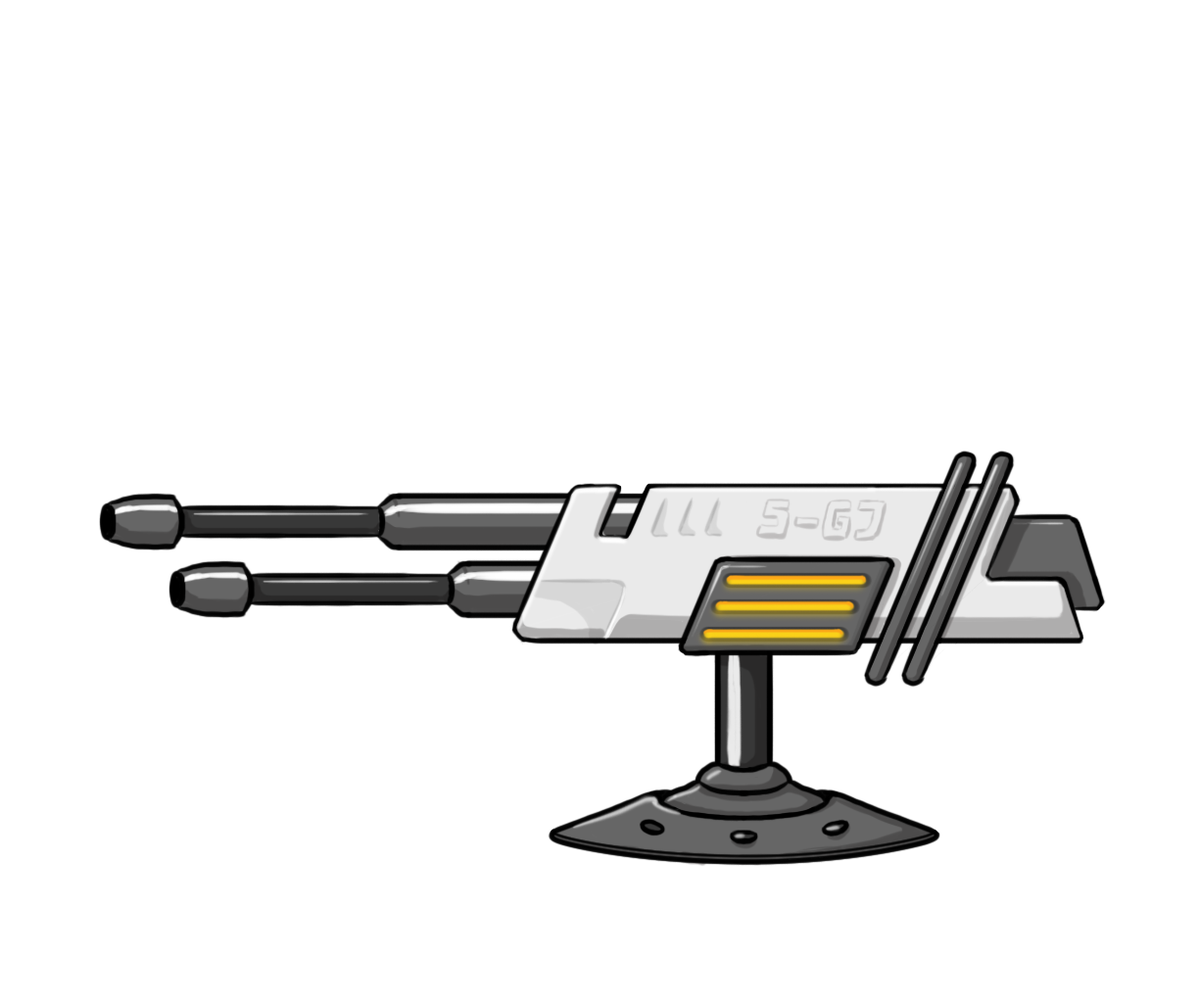
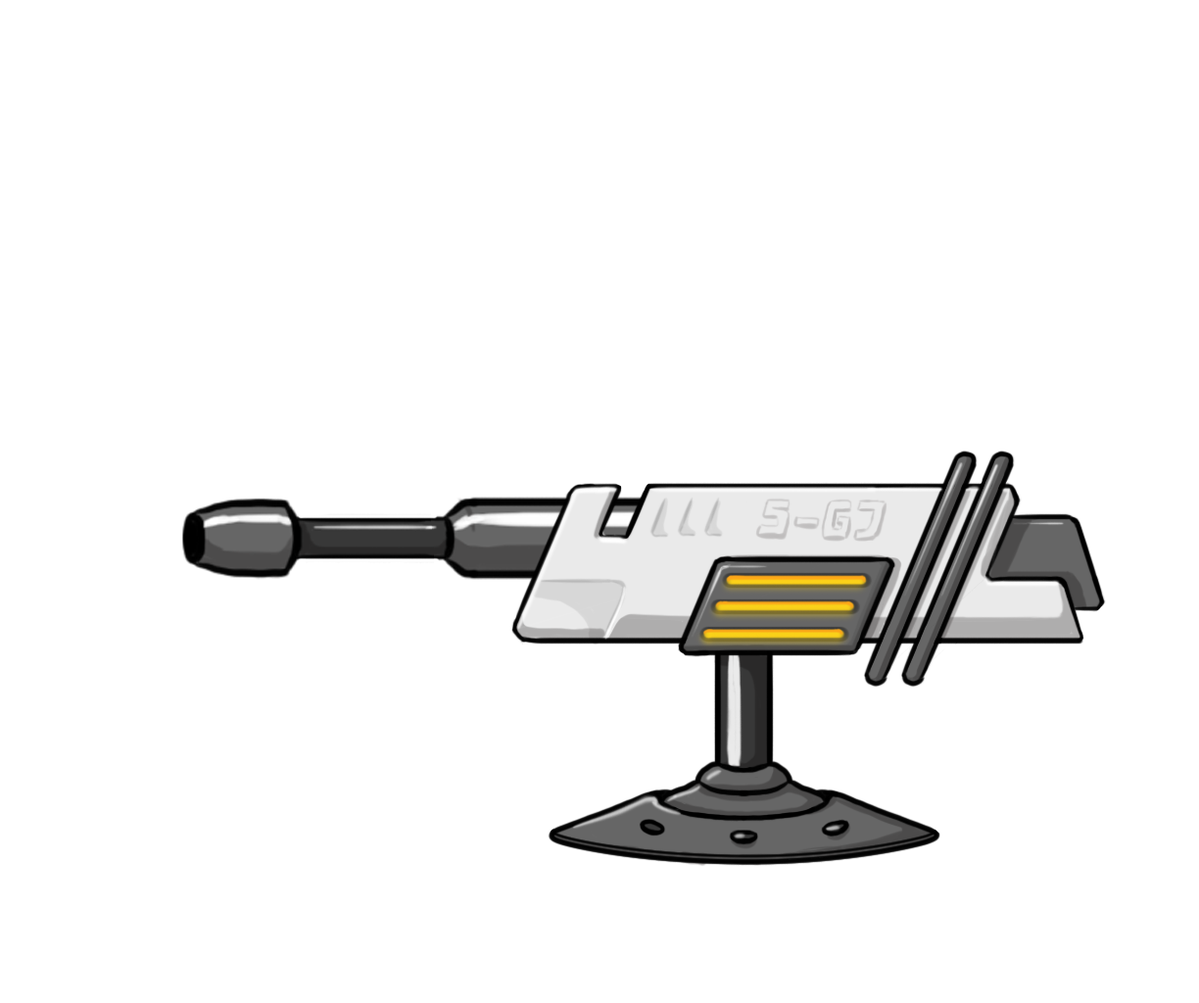
Layers edited between the first and the second 1199 x 1003 image:
painted on "Gun1" over [168, 496, 987, 620]
removed layer "Gun2" over [98, 491, 644, 552]
